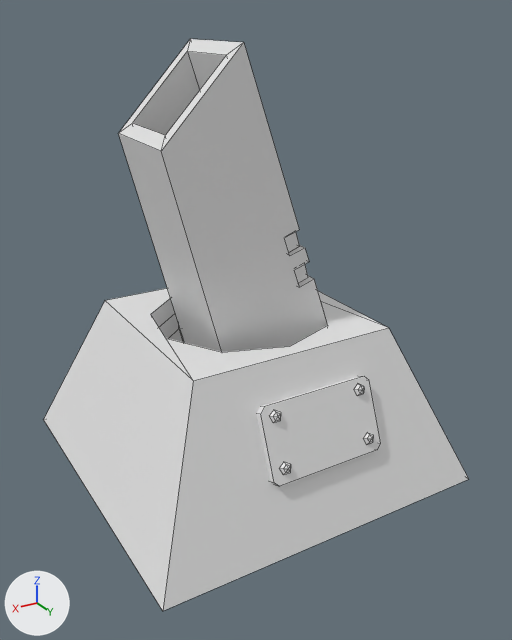
A saved change to the FBX model Tower Defense/Assets/Art/3D/Canon turret/Canon turret Empty.fbx.
The view is the same before and after, from a 50 mm camera at (2.83, 5.0, 3.79) aimed at (-0.03, 0.23, 1.4). The lights are fixed; the arrows at lower left show +X, +Y and +Z. Mesh edges are drawn as thin lines. Materials are left out; every surface is plain grey. Vertices at the same position are counted once.

Script lines for the objects in view, before the commit:
```python
me_cube_003 = bpy.data.meshes.new('Cube.003')
me_cube_003.from_pydata(...)  # 179 vertices, 151 faces; spans x -3.83..3.83, y -3.85..3.78, z -0.03..8.34
ob_cube_003 = bpy.data.objects.new('Cube.003', me_cube_003)
ob_cube_003.location = (0.0, 0.0, 0.0)
ob_cube_003.rotation_euler = (-0.0074, -0.000522, -1.609)  # degrees (-0.4, 0, -92)
ob_cube_003.scale = (0.4, 0.402, 0.433)
```
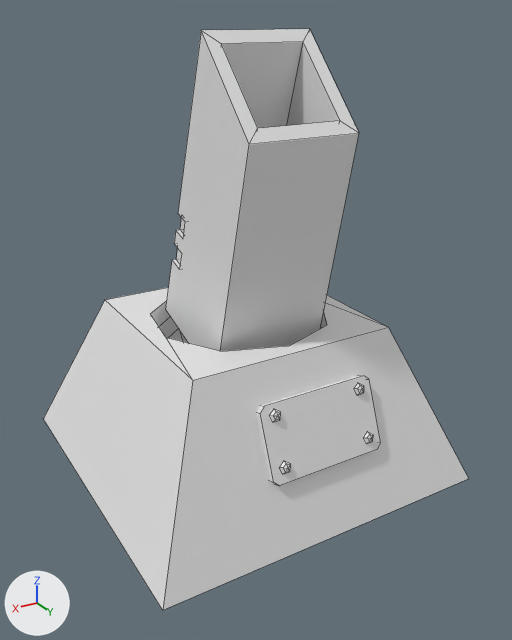
Commit message: Canon turret things 8

What differs and where, as boxes (x1, y1, x2, y2) in the pictures (512 x 640 px; the box of a moved part takes in the faces that stretch with it):
```json
{"object": "Cube.003", "change": "reshaped, rescaled, turned", "before": [44, 39, 469, 611], "after": [44, 29, 469, 610]}
{"part": 1, "of": "me_cube_003", "change": "moved or reshaped", "before": [44, 288, 469, 611], "after": [44, 287, 469, 610]}
{"part": 2, "of": "me_cube_003", "change": "moved or reshaped", "before": [364, 432, 373, 444], "after": [363, 432, 373, 444]}
{"part": 3, "of": "me_cube_003", "change": "moved or reshaped", "before": [280, 462, 291, 475], "after": [279, 461, 290, 474]}
{"part": 4, "of": "me_cube_003", "change": "moved or reshaped", "before": [270, 410, 281, 423], "after": [269, 409, 280, 422]}
{"part": 5, "of": "me_cube_003", "change": "moved or reshaped", "before": [354, 384, 364, 396], "after": [354, 383, 364, 395]}
{"part": 6, "of": "me_cube_003", "change": "moved or reshaped", "before": [294, 264, 308, 283], "after": [180, 217, 185, 234]}
{"part": 7, "of": "me_cube_003", "change": "moved or reshaped", "before": [118, 39, 326, 352], "after": [166, 29, 359, 351]}
{"part": 8, "of": "me_cube_003", "change": "moved or reshaped", "before": [285, 232, 300, 252], "after": [176, 249, 181, 264]}
{"part": 9, "of": "me_cube_003", "change": "added", "after": [256, 375, 381, 486]}
```

Edits to the scene script, one JSON object a line:
```json
{"block": "me_cube_003", "where": "# used by ob_cube_003; location = (0.0, 0.0, 0.0); rotation_euler = (-0.0074, -0.000522, -1.609), in degrees (-0.4, 0, -92); scale = (0.4, 0.402, 0.433)"}
{"op": "remove", "block": "me_cube_003", "code": "me_cube_003.from_pydata(...)  # 179 vertices, 151 faces; spans x -3.83..3.83, y -3.85..3.78, z -0.03..8.34"}
{"op": "add", "block": "me_cube_003", "code": "me_cube_003.from_pydata(...)  # 179 vertices, 151 faces; spans x -1.49..1.47, y -1.48..1.48, z 0.0..3.7"}
{"block": "me_cube_003", "change": "me_cube_003 part 1: the loose piece of 63 vertices spanning x -3.83..3.83, y -3.85..3.78, z -0.03..3.2 is multiplied about the mesh origin by the matrix ((-0.015, 0.402, 0.003), (-0.4, -0.015, 0.0), (0.0, -0.003, 0.434))"}
{"block": "me_cube_003", "change": "me_cube_003 part 2: the loose piece of 11 vertices spanning x -3.23..-3.08, y -1.42..-1.18, z 1.4..1.6 is turned -92.2 degrees about the z axis through its middle and scaled by 0.413, then moved by (2.69, 2.58, -0.84)"}
{"block": "me_cube_003", "change": "me_cube_003 part 3: the loose piece of 11 vertices spanning x -3.3..-3.16, y 0.57..0.81, z 1.41..1.61 is turned -92.2 degrees about the z axis through its middle and scaled by 0.413, then moved by (3.56, 0.59, -0.85)"}
{"block": "me_cube_003", "change": "me_cube_003 part 4: the loose piece of 11 vertices spanning x -2.93..-2.79, y 0.57..0.82, z 2.28..2.48 is turned -92.2 degrees about the z axis through its middle and scaled by 0.413, then moved by (3.19, 0.43, -1.34)"}
{"block": "me_cube_003", "change": "me_cube_003 part 5: the loose piece of 11 vertices spanning x -2.86..-2.71, y -1.41..-1.16, z 2.26..2.46 is turned -92.2 degrees about the z axis through its middle and scaled by 0.413, then moved by (2.32, 2.41, -1.33)"}
{"block": "me_cube_003", "change": "me_cube_003 part 6: the loose piece of 8 vertices spanning x -1.07..1.14, y -1.12..-0.69, z 3.99..4.43 is scaled about its middle by (0.4, 0.402, 0.434), then moved by (-0.05, 0.76, -2.02)"}
{"block": "me_cube_003", "change": "me_cube_003 part 7: the loose piece of 40 vertices spanning x -1.23..1.25, y -1.59..1.99, z 2.17..8.34 is scaled about its middle by (0.4, 0.403, 0.434), then moved by (-0.03, 0.01, -2.9)"}
{"block": "me_cube_003", "change": "me_cube_003 part 8: the loose piece of 8 vertices spanning x -1.08..1.13, y -0.89..-0.46, z 4.65..5.1 is scaled about its middle by (0.4, 0.403, 0.434), then moved by (-0.04, 0.44, -2.97)"}
{"block": "me_cube_003", "change": "me_cube_003 part 9: a new loose piece of 16 vertices spanning x -0.58..0.45, y 0.96..1.31, z 0.49..1.11"}
{"op": "set", "path": "ob_cube_003.rotation_euler", "old": "(-0.0074, -0.000522, -1.609)", "new": "(0.0, 0.0, 0.0)", "note": "degrees (-0.4, 0, -92) -> degrees (0, 0, 0)"}
{"op": "set", "path": "ob_cube_003.scale", "old": "(0.4, 0.402, 0.433)", "new": "(0.999, 0.999, 0.999)"}
```
